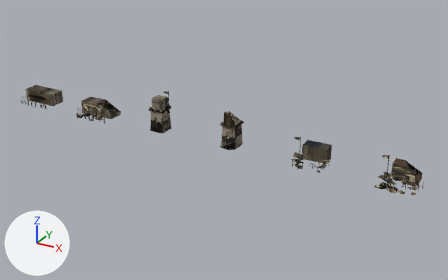
The glTF model src/assets/battle/rts/rts-kingdoms-israelite.glb: old version first, new version second.
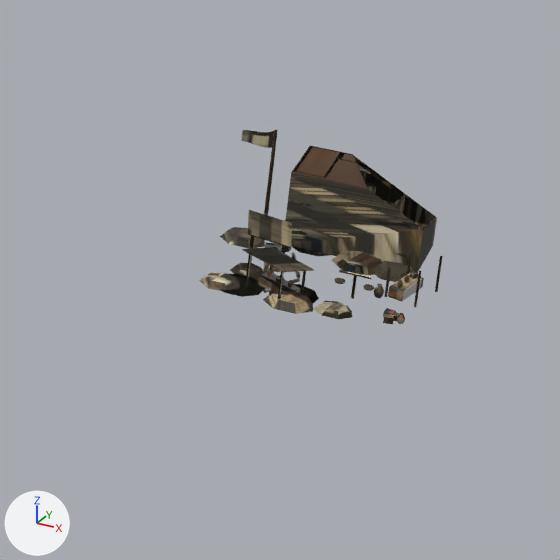
The first picture shows the older version from a 50 mm camera at (18.38, -17.63, 8.96) aimed at (8.57, 0.21, 0.04). The close-ups show the older and then the newer version on the part from 74% to 100% of the width and 46% to 87% of the height of that picture. Only the edits that show in the close-ups are written down. The axes (+X, +Y, +Z) are drawn at lower left. The lights are the same throughout. Where no turn or scale is listed for an object, it has been applied to the vertices. Vertices at exactly the same position are counted once.
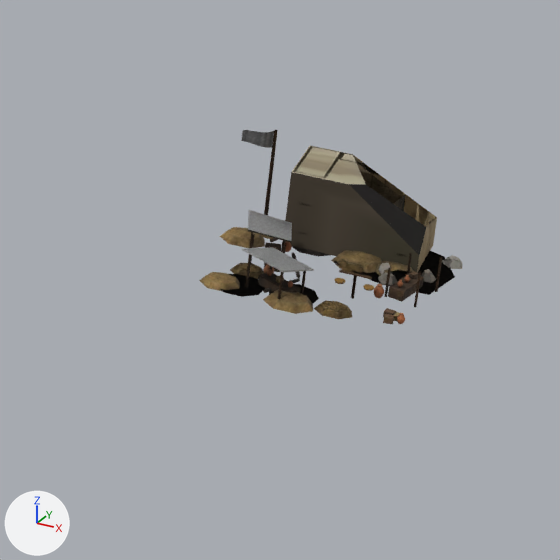
Where the newer file only moved an object's origin or applied its transform, the numbers keep the older frame.

Where the change shows, as pixel boxes (x1, y1, x2, y2) in the close-ups (560 x 560 px; the box of a moved part takes in the faces that stretch with it):
'Mesh_15', surface changed, reshaped (8% wider)
    before: (199, 130, 443, 324)
    after: (199, 130, 462, 324)
'Mesh_17', surface changed, reshaped
    before: (285, 146, 437, 273)
    after: (284, 145, 437, 272)
'Mesh_16', surface changed
    both: (417, 206, 428, 227)
part 1 of me_mesh_15, moved or reshaped
    before: (248, 200, 429, 282)
    after: (248, 202, 462, 295)
part 2 of me_mesh_15, moved or reshaped
    both: (302, 146, 343, 165)
part 3 of me_mesh_15, surface changed
    both: (199, 130, 443, 324)
part 4 of me_mesh_15, recoloured
    before: (248, 234, 291, 248)
    after: (248, 230, 291, 242)
part 5 of me_mesh_16, reshaped
    before: (417, 209, 426, 227)
    after: (419, 206, 428, 227)

The change, as a diff of the scene's bpy script:
```diff
--- a/src/assets/battle/rts/rts-kingdoms-israelite.glb.py
+++ b/src/assets/battle/rts/rts-kingdoms-israelite.glb.py
@@ mat_town @@
 n3 = _N.new('ShaderNodeMapping'); n3.name = 'Mapping'
 n3.inputs[1].default_value = (0.0008, -14.02, 0.0)  # 'Location'
-n3.inputs[3].default_value = (15.98, 15.02, 1.0)  # 'Scale'
+n3.inputs[3].default_value = (15.96, 15.02, 1.0)  # 'Scale'
 n4 = _N.new('ShaderNodeUVMap'); n4.name = 'UV Map'
@@ mat_team @@
 n3 = _N.new('ShaderNodeMapping'); n3.name = 'Mapping'
-n3.inputs[1].default_value = (0.0269, -13.9, 0.0)  # 'Location'
-n3.inputs[3].default_value = (15.55, 14.89, 1.0)  # 'Scale'
+n3.inputs[1].default_value = (0.0008, -13.93, 0.0)  # 'Location'
+n3.inputs[3].default_value = (15.95, 14.93, 1.0)  # 'Scale'
 n4 = _N.new('ShaderNodeUVMap'); n4.name = 'UV Map'
@@ me_mesh_15 @@
 # used by ob_mesh_15; location = (14.178, 0.63, -0.005)
-me_mesh_15.from_pydata(...)  # 2318 vertices, 3762 faces; spans x 0.0..1.421, y -1.356..0.0, z 0.0..0.665
+me_mesh_15.from_pydata(...)  # 2309 vertices, 3731 faces; spans x 0.0..1.49, y -1.356..0.0, z 0.0..0.665
+# me_mesh_15 part 1: 14 vertices moved from x 0.274..1.242, y -0.954..-0.441, z 0.205..0.459 to x 0.261..1.243, y -0.902..-0.441, z 0.172..0.459; 46 vertices removed from x 0.9..1.277, y -0.627..-0.409, z 0.0..0.459; 89 vertices added at x 0.749..1.49, y -0.723..-0.02, z 0.0..0.459
+# me_mesh_15 part 2: 4 vertices moved within x 0.399..0.593, y -0.114, z 0.518..0.525; 4 vertices removed from x 0.399..0.593, y -0.113, z 0.518..0.525; 4 vertices added at x 0.399..0.593, y -0.114, z 0.518..0.525
+# me_mesh_15 part 3: 2651 kept faces spanning x 0.0..1.421, y -1.356..0.0, z 0.0..0.665 get new texture (UV) coordinates
+# me_mesh_15 part 4: 2 faces spanning x 0.261..0.518, y -0.902..-0.801, z 0.205..0.275 switch from mat_team to mat_town
+# other edits to the shape of me_mesh_15 do not show in these pictures
@@ me_mesh_16 @@
 # used by ob_mesh_16; location = (14.178, 0.63, -0.005)
-me_mesh_16.from_pydata(...)  # 588 vertices, 699 faces; spans x 0.009..1.421, y -1.356..-0.002, z 0.0..0.665
+me_mesh_16.from_pydata(...)  # 622 vertices, 731 faces; spans x 0.009..1.49, y -1.356..-0.002, z 0.0..0.665
+# me_mesh_16 part 5: 5 vertices moved from x 0.274..1.036, y -0.954..-0.409, z 0.205..0.426 to x 0.261..1.036, y -0.902..-0.42, z 0.205..0.366; 20 vertices removed from x 0.401..1.243, y -0.445..-0.002, z 0.005..0.472; 54 vertices added at x 0.519..1.49, y -0.723..-0.002, z 0.005..0.42
 me_mesh_16.materials.append(mat_town)
@@ me_mesh_17 @@
 # used by ob_mesh_17; location = (14.178, 0.63, -0.005)
-me_mesh_17.from_pydata(...)  # 43 vertices, 56 faces; spans x 0.009..1.252, y -0.46..0.0, z 0.005..0.665
+me_mesh_17.from_pydata(...)  # 52 vertices, 65 faces; spans x 0.009..1.476, y -0.723..0.0, z 0.005..0.665
+# me_mesh_17 part 6
+# 2 vertices are removed from x 0.879..1.252, y -0.46, z 0.32..0.525
+# 7 faces are deleted
+# 11 vertices are added at x 0.749..1.476, y -0.723..-0.02, z 0.012..0.525
+# 16 new faces join them, mat_town
 me_mesh_17.materials.append(mat_town)
```
